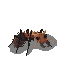
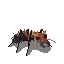
Two versions of the same layered image (64x64). Layer-by-layer changes:
painted on "body" over 9, 29, 57, 56
added layer "abdomen" in group "ant" over 9, 29, 57, 56
painted on "shadow" over 9, 29, 57, 56
